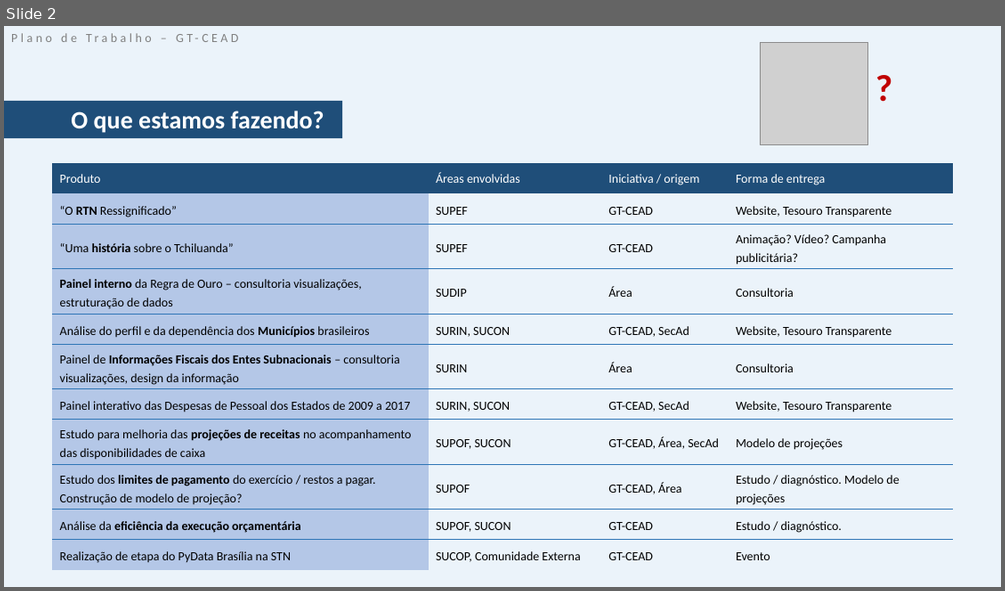
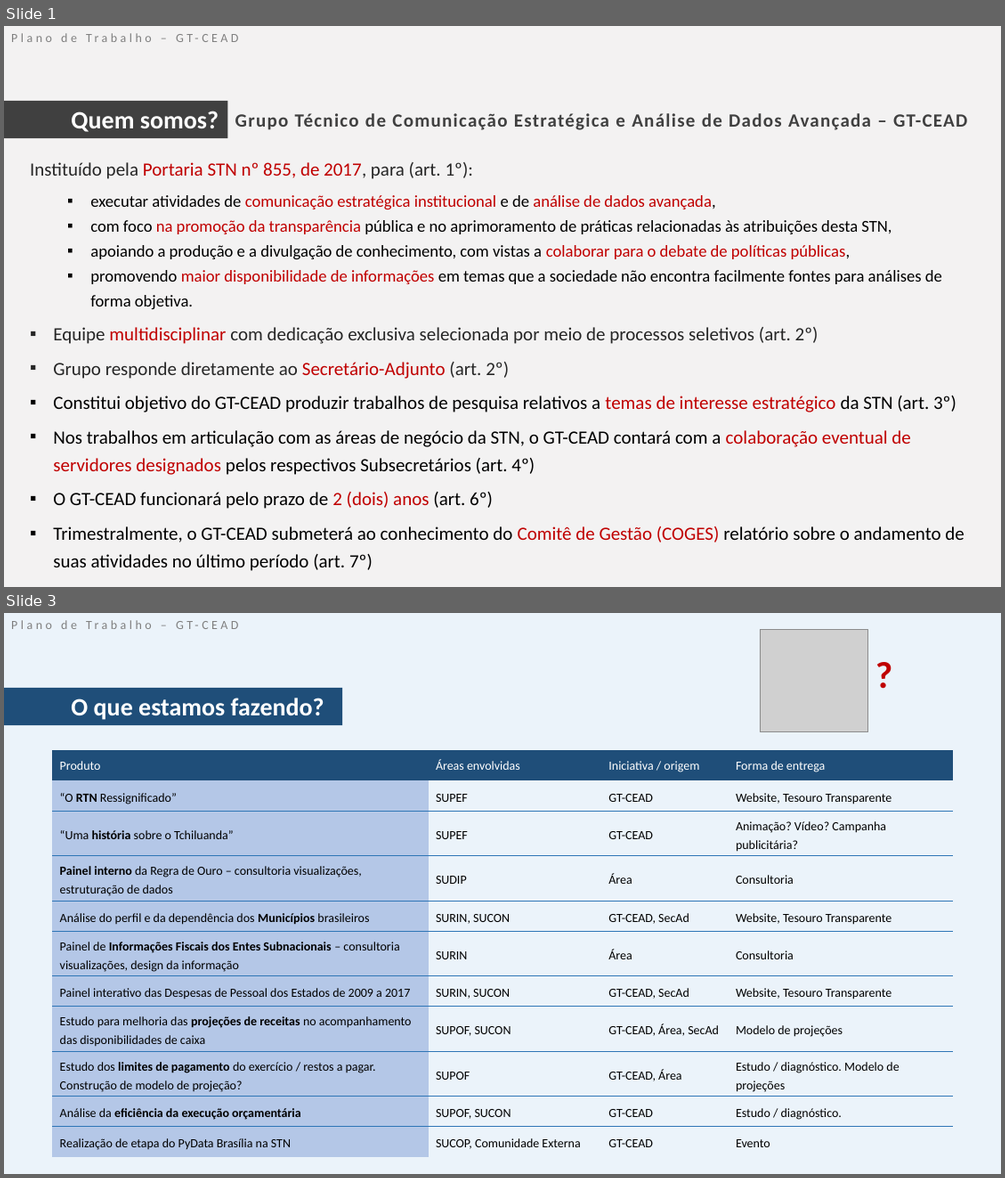
Before and after one commit to GT-CEAD/website-do-gt-cead, a slide deck: downloads/PlanoDeTrabalho.pptx. Shown one above the other, each under a label of ours: slide 2 before the commit, slides 1 and 3 after it; the slides between them are not shown. The pictures are 1005x591 and 1005x1178 pixels, drawn with LibreOffice and Linux fonts; fonts in the diff are those of the drawing; grey boxes stand for pictures. Boxes give left, top, right and bottom in pixels: in the first picture for what was removed or moved away, otherwise in the second. Text is boxed around its words. In the diff, an @@ line names an element or a change of style, - is before the commit and + after.

Commit message:
atualização plano de trabalho

```diff
--- a/downloads/PlanoDeTrabalho.pptx
+++ b/downloads/PlanoDeTrabalho.pptx
@@ slide 1 added at box(4, 26, 1001, 587), background #D0CECE at 25% opacity @@
@@ rectangle added at box(4, 101, 227, 138), fill #404040 @@
@@ text added at box(71, 111, 218, 132), 24 pt, text #FFFFFF, bold @@
+Quem somos?
@@ text added at box(235, 113, 967, 130), 18 pt, text #404040, bold @@
+Grupo Técnico de Comunicação Estratégica e Análise de Dados Avançada – GT-CEAD
@@ text added at box(30, 162, 963, 571), 18 pt, text #000000 @@
+Instituído pela Portaria STN nº 855, de 2017, para (art. 1º):
+  ▪ executar atividades de comunicação estratégica institucional e de análise de dados avançada,
+  ▪ com foco na promoção da transparência pública e no aprimoramento de práticas relacionadas às atribuições desta STN,
+  ▪ apoiando a produção e a divulgação de conhecimento, com vistas a colaborar para o debate de políticas públicas,
+  ▪ promovendo maior disponibilidade de informações em temas que a sociedade não encontra facilmente fontes para análises de forma objetiva.
+▪ Equipe multidisciplinar com dedicação exclusiva selecionada por meio de processos seletivos (art. 2º)
+▪ Grupo responde diretamente ao Secretário-Adjunto (art. 2º)
+▪ Constitui objetivo do GT-CEAD produzir trabalhos de pesquisa relativos a temas de interesse estratégico da STN (art. 3º)
+▪ Nos trabalhos em articulação com as áreas de negócio da STN, o GT-CEAD contará com a colaboração eventual de servidores designados pelos respectivos Subsecretários (art. 4º)
+▪ O GT-CEAD funcionará pelo prazo de 2 (dois) anos (art. 6º)
+▪ Trimestralmente, o GT-CEAD submeterá ao conhecimento do Comitê de Gestão (COGES) relatório sobre o andamento de suas atividades no último período (art. 7º)
@@ text added at box(215, 195, 281, 409), 12 pt, text #808080 @@
+Plano de Trabalho – GT-CEAD
@@ what was slide 2 is now slide 3 @@
```
Also in this commit, not shown: 3 slides changed.
